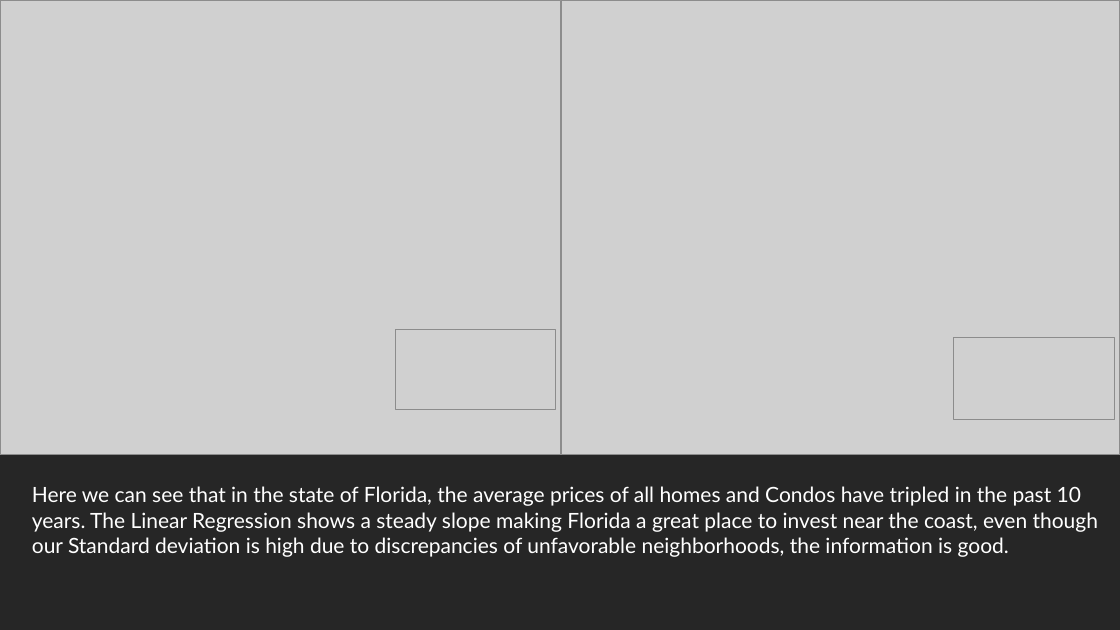
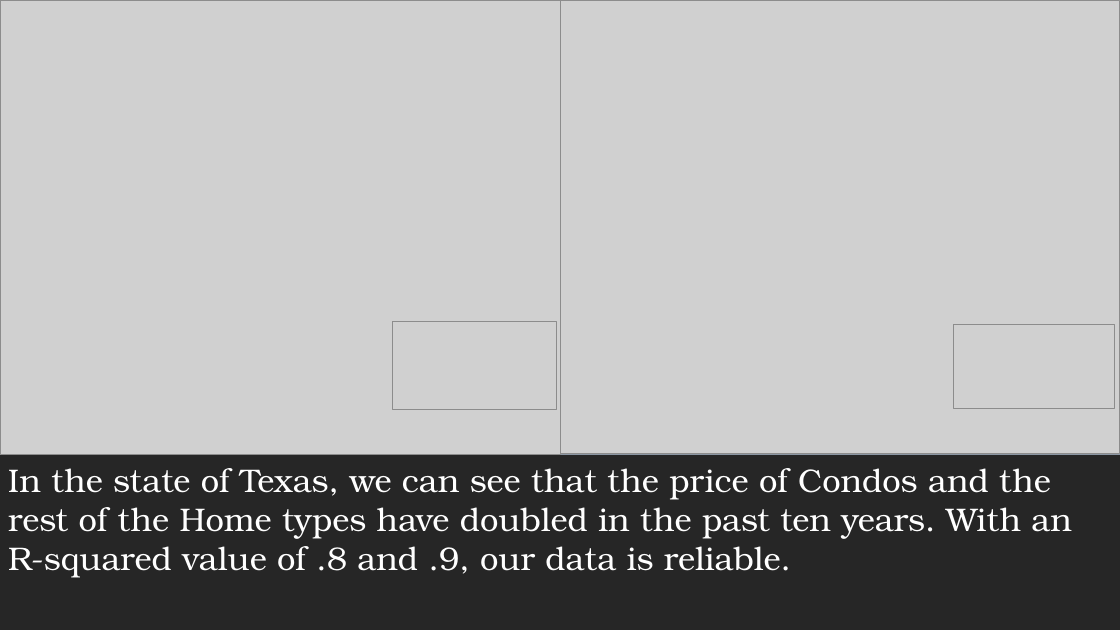
Before and after one commit to Arnawutu/Project1Group10, a slide deck: slide 12 of Main_Data/Nasdaq Real Estate Data Cleaning.pptx (slide 4 before the commit). Drawn at 1120x630 pixels with LibreOffice and Linux fonts; fonts in the diff are those of the drawing; grey boxes stand for pictures. Boxes give left, top, right and bottom in pixels: in the first picture for what was removed or moved away, otherwise in the second. Text is boxed around its words. In the diff, an @@ line names an element or a change of style, - is before the commit and + after.

```diff
--- a/Main_Data/Nasdaq Real Estate Data Cleaning.pptx
+++ b/Main_Data/Nasdaq Real Estate Data Cleaning.pptx
@@ picture: place and size @@
-picture at box(396, 329, 556, 410)
+picture at box(392, 322, 556, 410)
@@ picture: place and size @@
-picture at box(954, 338, 1115, 420)
+picture at box(954, 324, 1115, 409)
@@ text at box(8, 468, 1071, 578): text changed; size 18 to 28 pt; font Lato to TeX Gyre Bonum @@
-Here we can see that in the state of Florida, the average prices of all homes and Condos have tripled in the past 10 years. The Linear Regression shows a steady slope making Florida a great place to invest near the coast, even though our Standard deviation is high due to discrepancies of unfavorable neighborhoods, the information is good.
+In the state of Texas, we can see that the price of Condos and the rest of the Home types have doubled in the past ten years. With an R-squared value of .8 and .9, our data is reliable.
```
Also in this commit, not shown: 6 other slides changed, 11 slides added, 2 slides removed, 1 other file.
